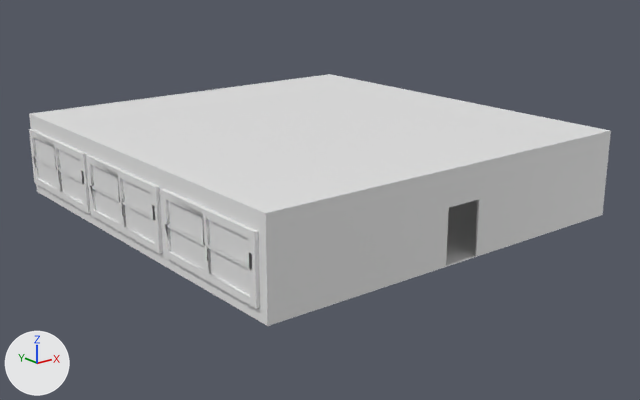
What one commit did to the FBX model Math/Assets/Prefabs/School/ClassRoom.fbx.
Rendered twice from a 50 mm camera at (-9.82, -23.1, 11.06) aimed at (6.68, -2.48, 2.81). The axes (+X, +Y, +Z) are drawn at lower left. The lights are the same throughout. Where no turn or scale is listed for an object, it has been applied to the vertices.

Objects in the first picture: 'Border', 'Border.001', 'Border.002', 'Class', 'Cube', 'Glass.004', 'Glass.005', 'Glass.007', 'Glass.008', 'Glass.009', 'Glass.010', 'Glass.011'.
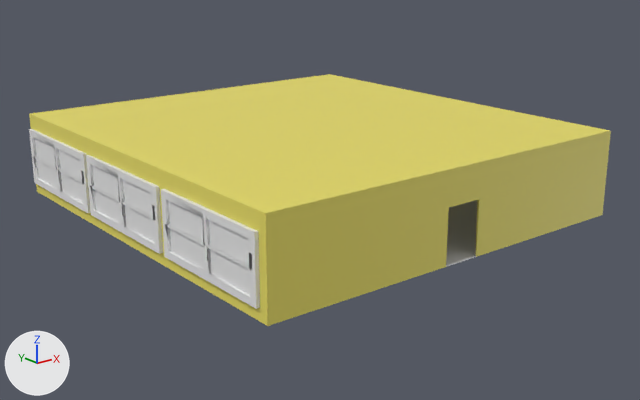
Scene script edits in JSON lines:
```json
{"op": "add", "block": "mat_material_003", "code": ["mat_material_003 = principled_material('Material.003')", "mat_material_003.base_color = (0.803, 0.715, 0.126)  # yellow #e7dc63"]}
{"block": "me_cube", "where": "me_cube.from_pydata(...)  # 192 vertices, 114 faces; spans x -6.21..6.21, y -6.54..6.54, z -2.85..-0.24"}
{"block": "me_cube", "where": "# used by ob_class; location = (6.61, -1.95, 5.45)"}
{"block": "me_cube", "change": "me_cube part 1: 107 faces spanning x -6.21..6.21, y -6.54..6.54, z -2.85..-0.24 switch from mat_material (its picture is missing) to mat_material_003 (yellow #e8dc63)"}
{"block": "me_cube_016", "where": "me_cube_016.from_pydata(...)  # 8 vertices, 6 faces; spans x -6.21..6.21, y -6.5..6.5, z -0.15..0.15"}
{"op": "add", "block": "me_cube_016", "code": "me_cube_016.materials.append(mat_material_003)  # yellow #e7dc63"}
```

Boxes [x1, y1, x2, y2] around the edits, measured in the pictures (640 x 400 px):
```json
{"object": "Cube", "change": "recoloured", "before": [33, 75, 606, 212], "after": [33, 75, 606, 212], "on screen": "white to yellow"}
{"part": 1, "of": "me_cube", "change": "recoloured", "before": [29, 74, 611, 326], "after": [29, 74, 611, 326], "on screen": "grey to yellow"}
```
